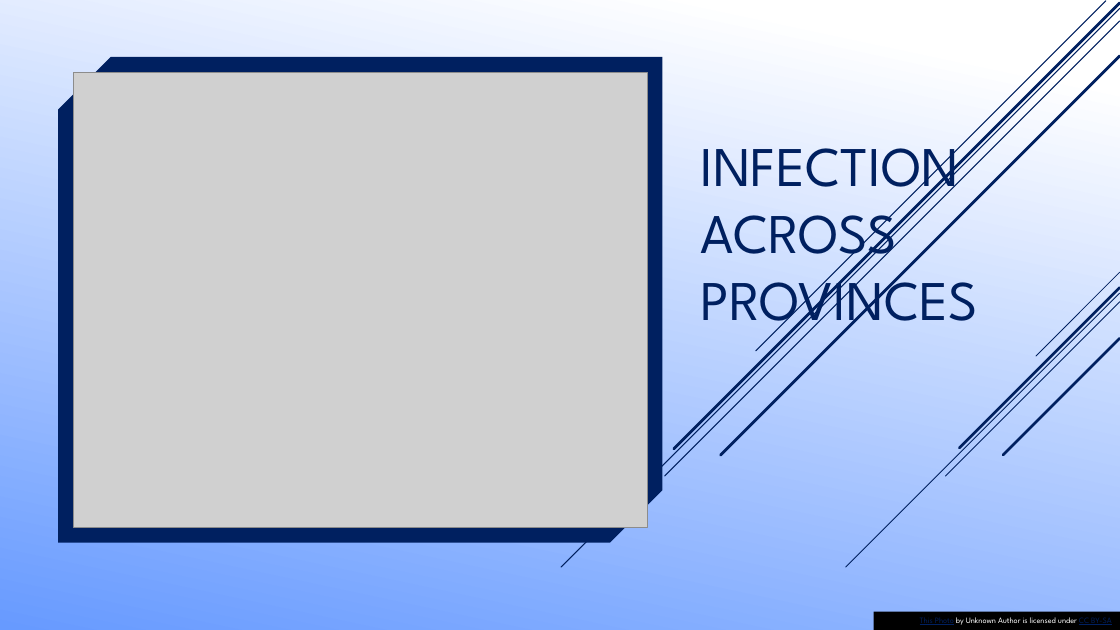
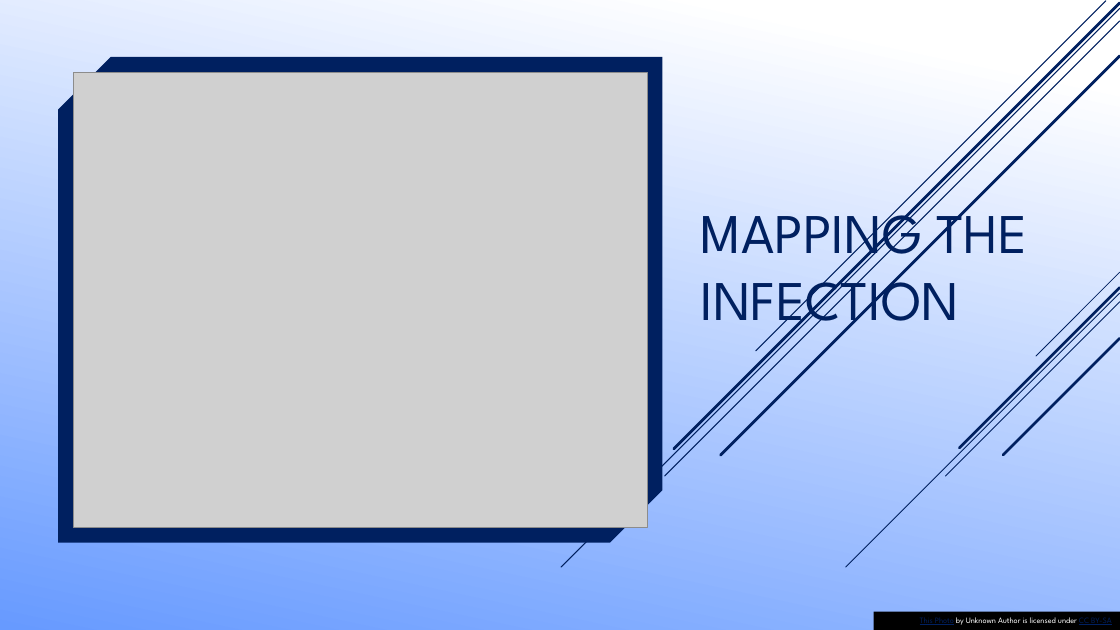
Before and after one commit to ashwinabraham34/Project-2, a slide deck: slide 5 of PPTemplate/PP Design.pptx (slide 2 before the commit). Drawn at 1120x630 pixels with LibreOffice and Linux fonts; fonts in the diff are those of the drawing; grey boxes stand for pictures. Boxes give left, top, right and bottom in pixels: in the first picture for what was removed or moved away, otherwise in the second. Text is boxed around its words. In the diff, an @@ line names an element or a change of style, - is before the commit and + after.

Commit message:
presentation

```diff
--- a/PPTemplate/PP Design.pptx
+++ b/PPTemplate/PP Design.pptx
@@ title at (700,197,1027,337): text changed @@
-INFECTION ACROSS PROVINCES
+MAPPING THE INFECTION
```
Also in this commit, not shown: 2 slides added, 1 other file.
